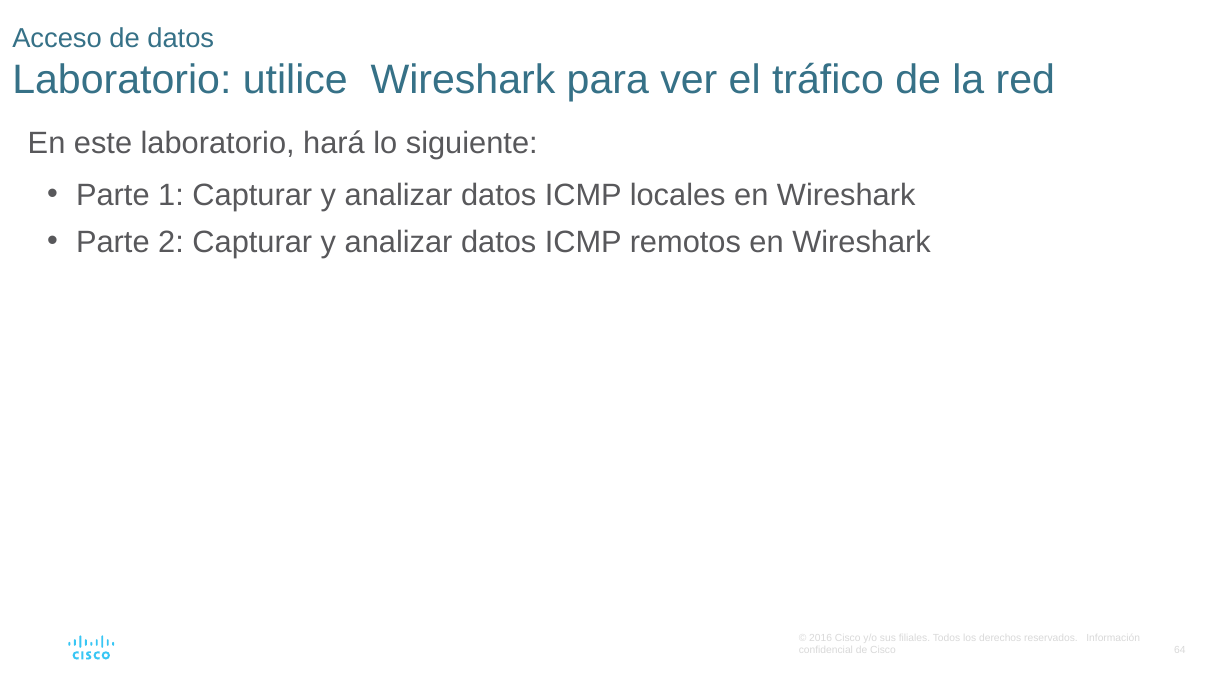
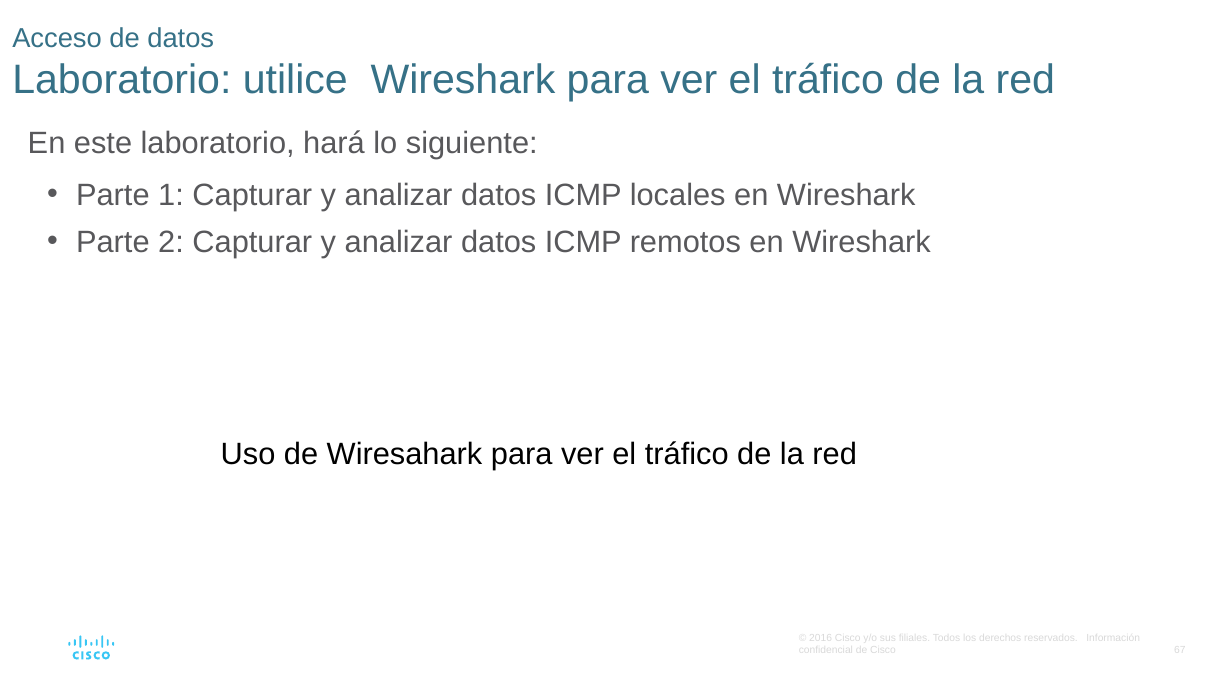
Before and after one commit to giganteavila/PAR, a slide deck: slide 67 of Presentaciones/3-Protocolos_y_modelos.odp (slide 64 before the commit). Drawn at 1232x693 pixels with LibreOffice and Linux fonts; fonts in the diff are those of the drawing. Boxes give left, top, right and bottom in pixels: in the first picture for what was removed or moved away, otherwise in the second. Text is boxed around its words. In the diff, an @@ line names an element or a change of style, - is before the commit and + after.

```diff
--- a/Presentaciones/3-Protocolos_y_modelos.odp
+++ b/Presentaciones/3-Protocolos_y_modelos.odp
@@ text added at <box>221,441,856,469</box>, 18 pt, text #000000 @@
+Uso de Wiresahark para ver el tráfico de la red
```
Also in this commit, not shown: 8 other slides changed, 3 slides added.
